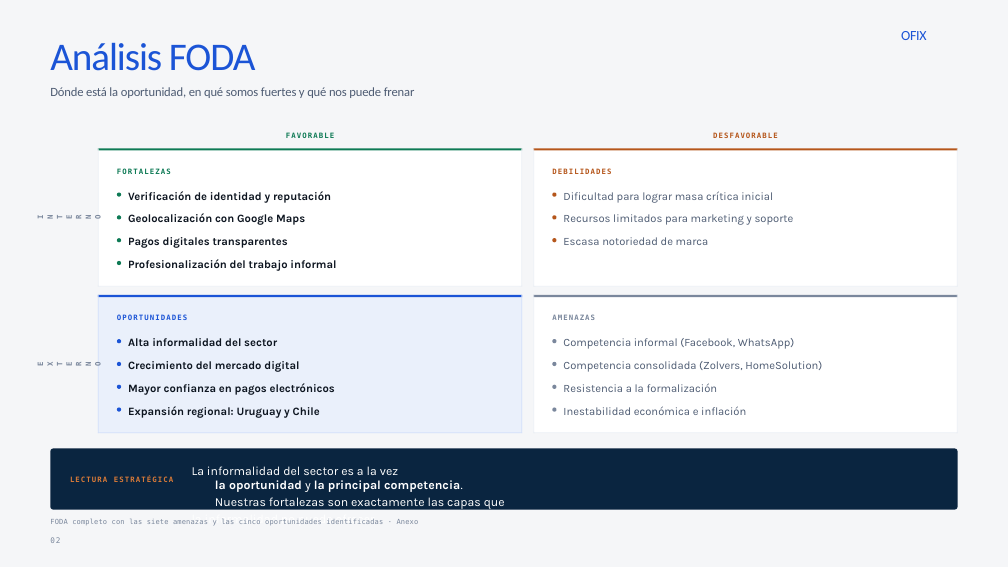
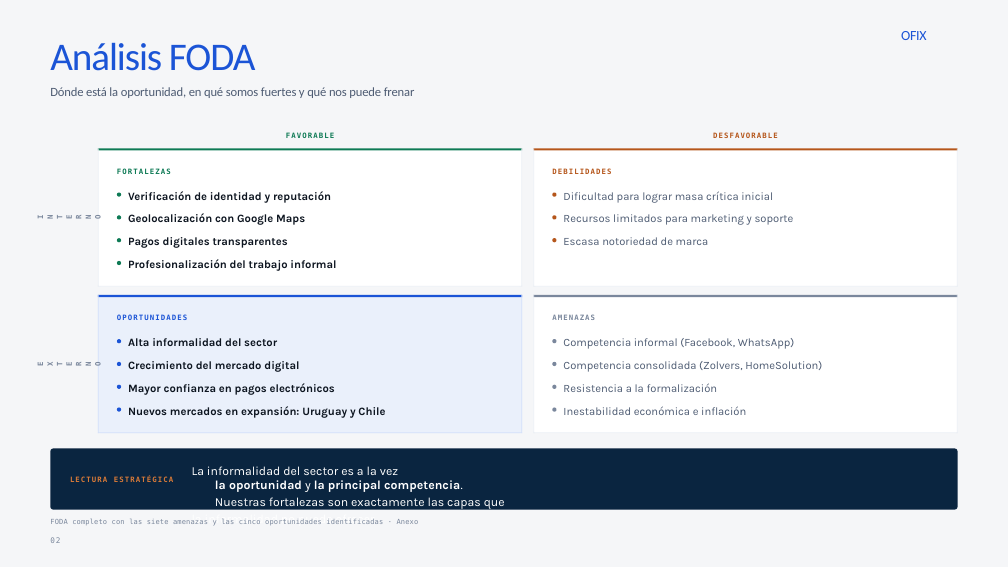
Before and after one commit to franfontana9/OFIX, a slide deck: slide 3 of presentacion/OFIX PARA GOOGLE SLIDES.pptx. Drawn at 1008x567 pixels with LibreOffice and Linux fonts; fonts in the diff are those of the drawing; background and template pictures are left out. Boxes give left, top, right and bottom in pixels: in the first picture for what was removed or moved away, otherwise in the second. Text is boxed around its words. In the diff, an @@ line names an element or a change of style, - is before the commit and + after.

```diff
--- a/presentacion/OFIX PARA GOOGLE SLIDES.pptx
+++ b/presentacion/OFIX PARA GOOGLE SLIDES.pptx
@@ text at [128, 406, 385, 418]: text changed @@
-Expansión regional: Uruguay y Chile
+Nuevos mercados en expansión: Uruguay y Chile
```
Also in this commit, not shown: 3 other slides changed, 3 other files.
